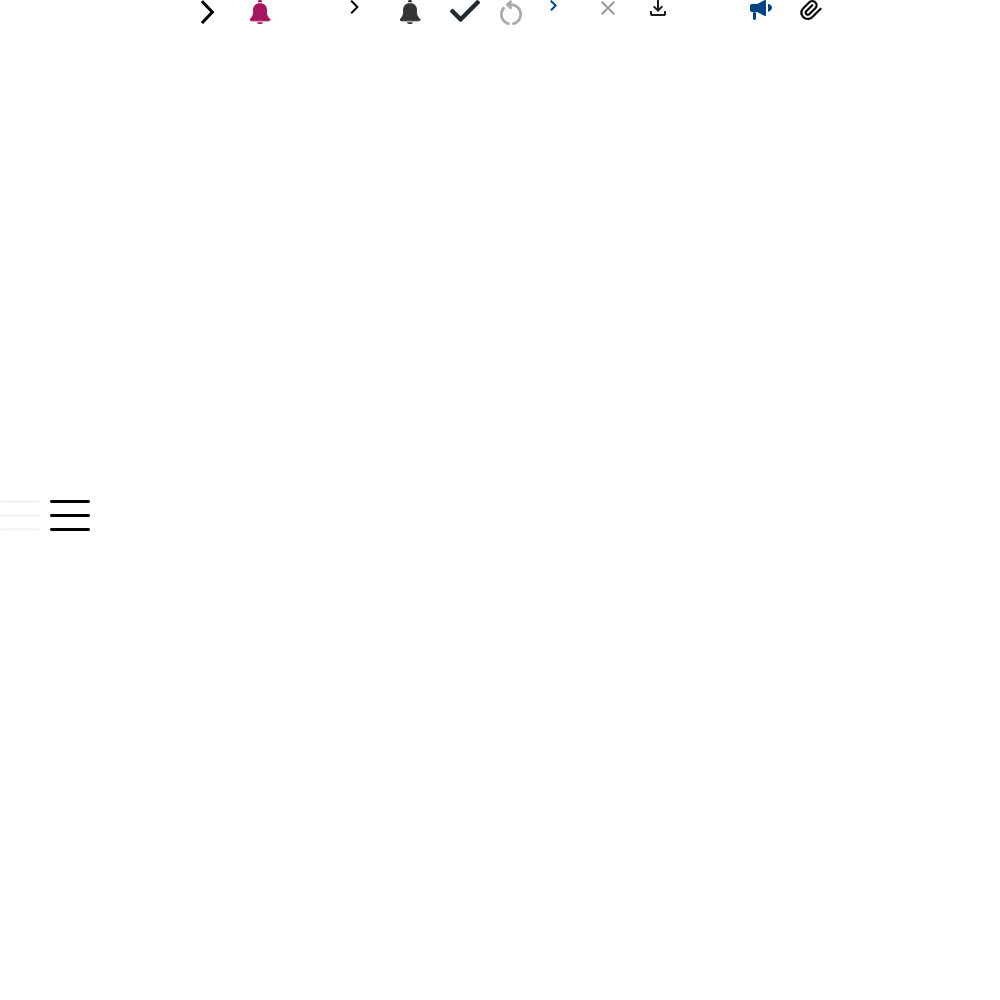
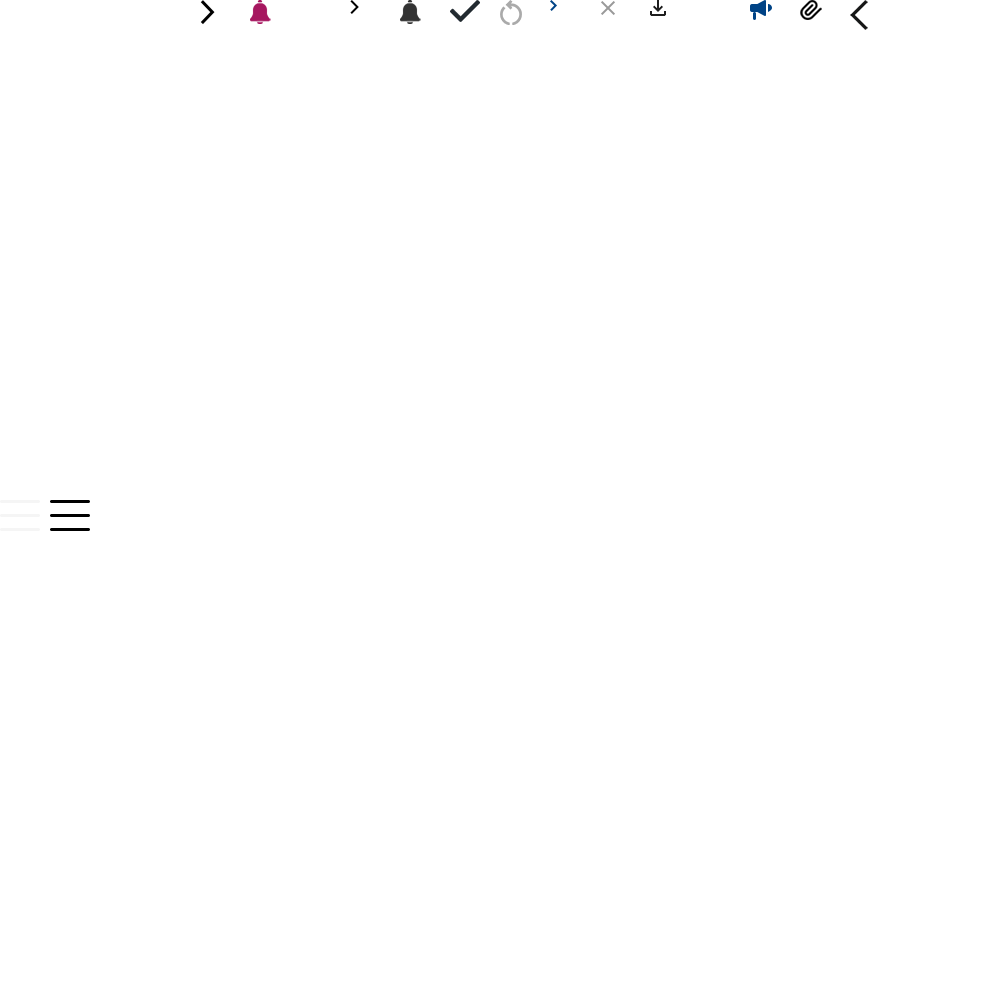
Revision of a layered 1000×1000 image; what changed, layer by layer:
added layer "레이어 18" in group "그룹 1" over [850, 0, 868, 30]
